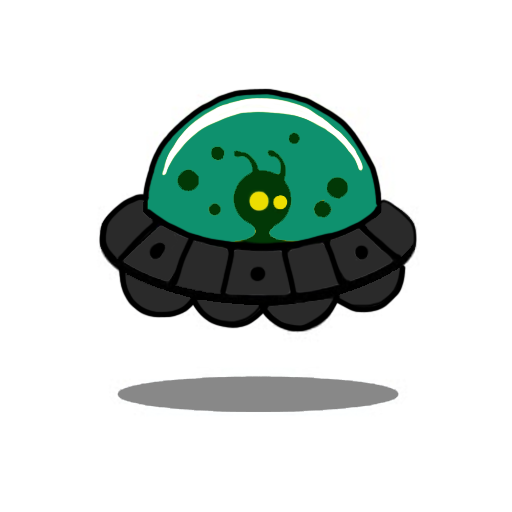
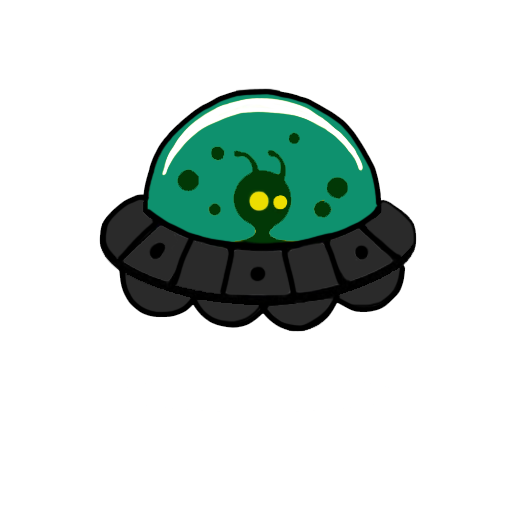
Layered file, before and after one edit (512px x 512px). Changes by layer:
painted on "alien" over [97, 90, 420, 416]
removed layer "Bakgrund" over [97, 90, 420, 416]
